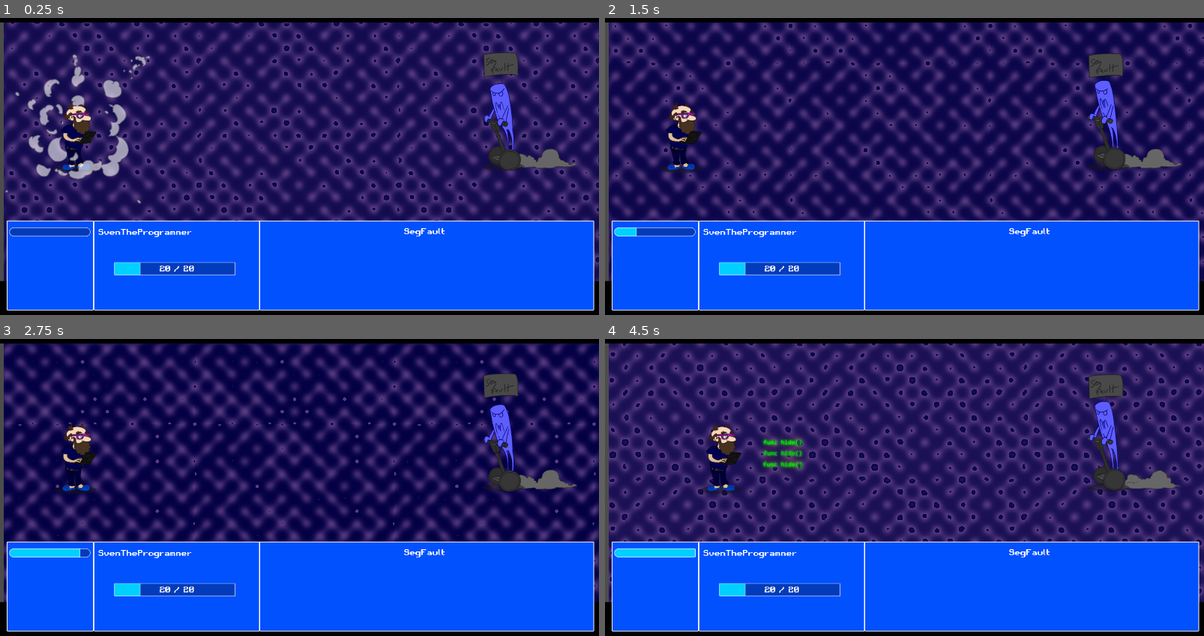
Above: before the commit, frames 1-4 (two rows, left to right).
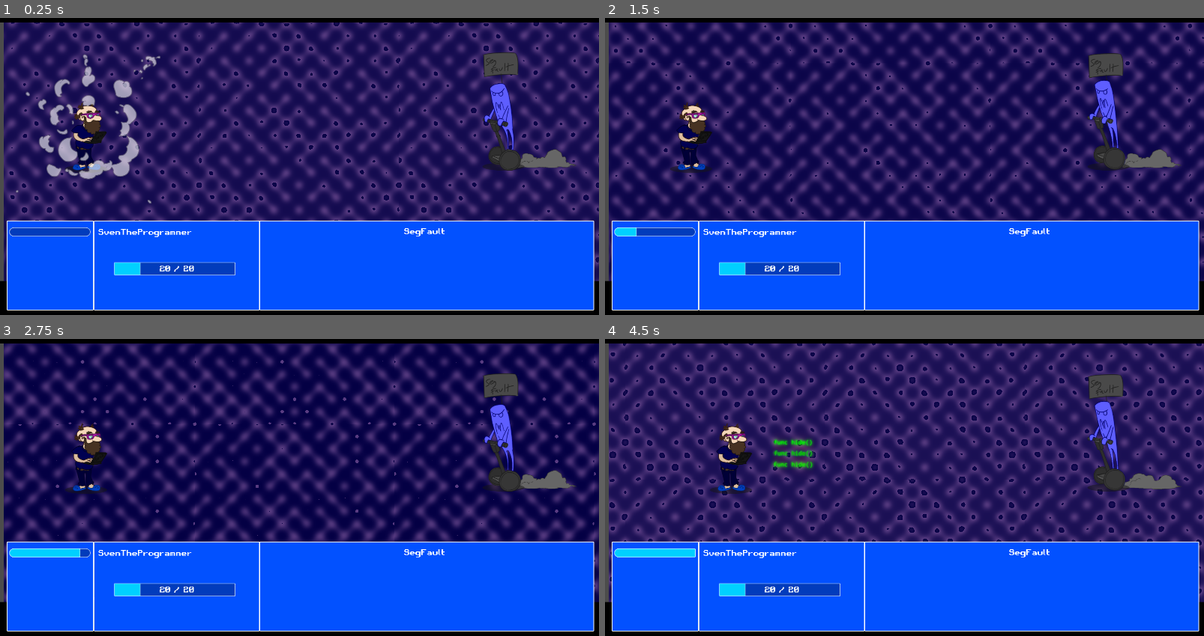
Above: after the commit, the same moments.

Repository: Alexander-Hjelm/bearded-programmer-sven
Game: Godot game, scene res://MainScene.tscn
Two runs of this game, one before a commit and one after it. Both use one fixed random seed, a clock stepped at 60 frames per second and the inputs below.
Inputs:
- Up to frame 1 (0.25 s): no input
- Up to frame 2 (1.5 s): no input
- Up to frame 3 (2.75 s): no input
- Up to frame 4 (4.5 s): click "Attack" at 3.5 s

The runs differ from the first frame. In frame 1, 3.8% of the frame differs, in the area x 0-97%, y 12-63%; in frame 2, 1.1%; in frame 3, 1.1%; in frame 4, 1.7%.

Commit message:
littleposchangeplayer

Diff:
--- a/MainScene.tscn
+++ b/MainScene.tscn
@@ -73,7 +73,7 @@
 script = ExtResource( 5 )
 
 [node name="Team0StartPos" type="Node2D" parent="."]
-position = Vector2( 243.516, 453.616 )
+position = Vector2( 276.999, 453.616 )
 
 [node name="Team1StartPos" type="Node2D" parent="."]
 position = Vector2( 1615.09, 446.242 )
--- a/Scenes/Actor/AnimatedActor.gd
+++ b/Scenes/Actor/AnimatedActor.gd
@@ -38,6 +38,7 @@
 func set_stat(stat_name, value):
 	$Pos/StatLabel.text = str(stat_name) + str(value)
 
+
 func show_attack_fx():
 	if has_random_atk_fx:
 		randomize()
--- a/Scenes/Actor/Antagonists/Monsters/SegFault/SegFault.tscn
+++ b/Scenes/Actor/Antagonists/Monsters/SegFault/SegFault.tscn
@@ -53,7 +53,7 @@
 attack_left = true
 
 [node name="CloudAnim" parent="." index="0" instance=ExtResource( 5 )]
-frame = 4
+frame = 6
 
 [node name="AnimatedSprite" parent="." index="1"]
 frames = ExtResource( 6 )
